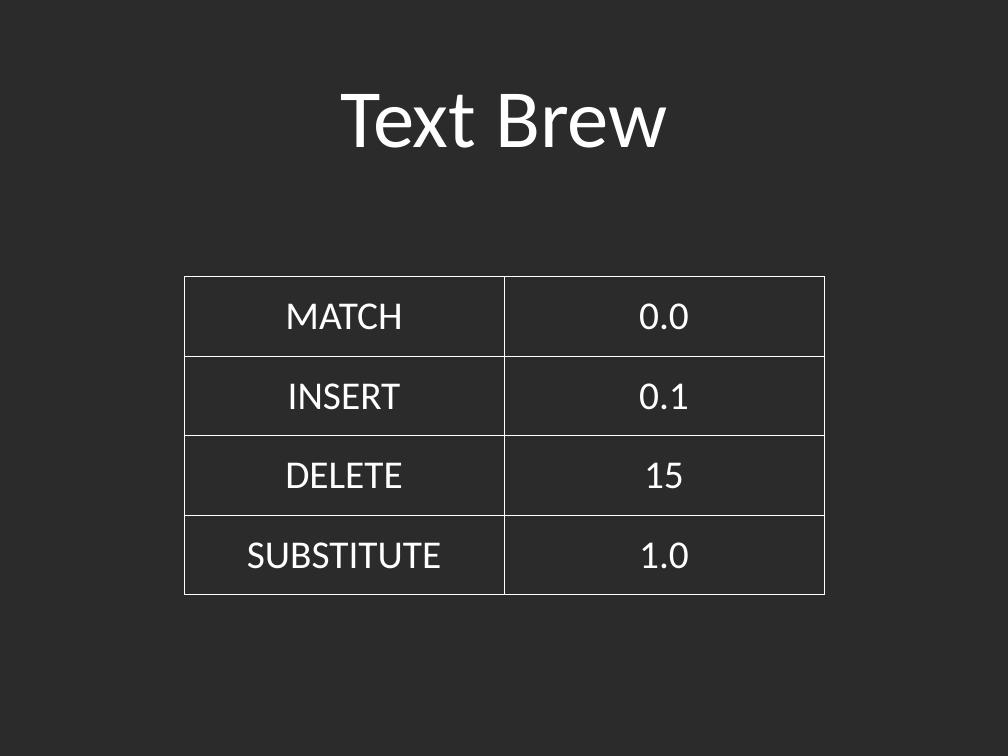
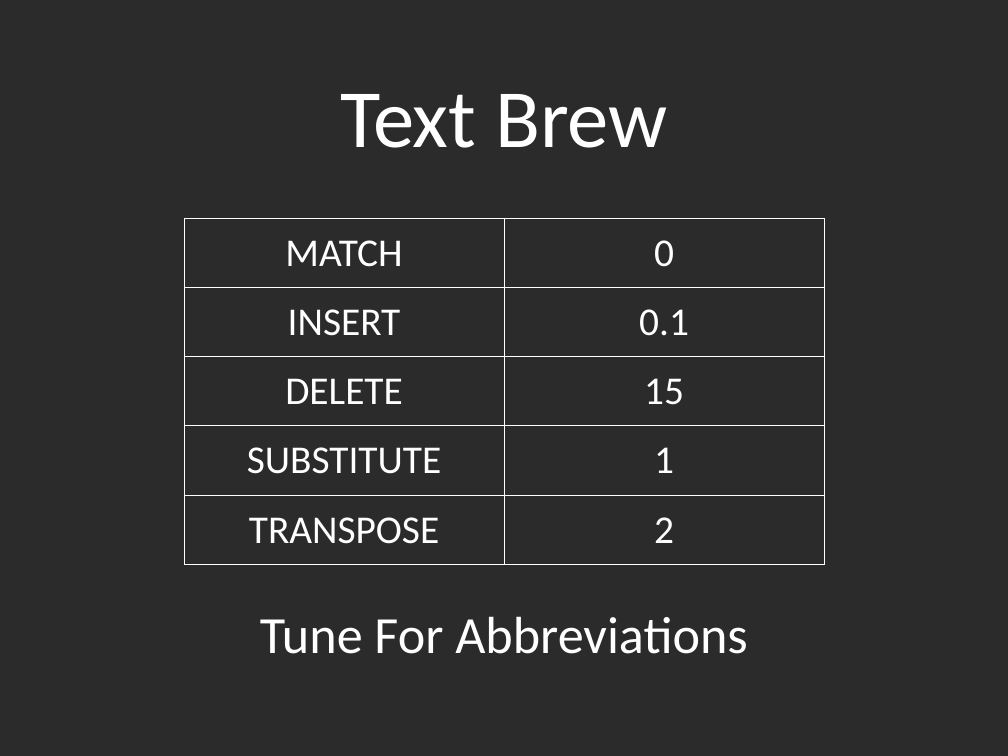
Before and after one commit to kyleburton/fuzzy-string, a slide deck: slide 45 of fuzzy-matching.ppt (slide 37 before the commit). Drawn at 1008x756 pixels with LibreOffice and Linux fonts; fonts in the diff are those of the drawing; background and template pictures are left out; a plain dark background stands for a picture behind light text. Boxes give left, top, right and bottom in pixels: in the first picture for what was removed or moved away, otherwise in the second. Text is boxed around its words. In the diff, an @@ line names an element or a change of style, - is before the commit and + after.

```diff
--- a/fuzzy-matching.ppt
+++ b/fuzzy-matching.ppt
@@ table at box(184, 218, 824, 564) @@
-row 1, column 2: 0.0
+row 1, column 2: 0
-row 4: SUBSTITUTE | 1.0
+row 4: SUBSTITUTE | 1
+row 5: TRANSPOSE | 2
@@ table: place and size @@
-table at box(184, 276, 824, 595)
+table at box(184, 218, 824, 564)
@@ text added at box(260, 616, 748, 654), 53 pt, text #FFFFFF @@
+Tune For Abbreviations
```
Also in this commit, not shown: 35 other slides changed, 7 slides added, 2 slides removed, 3 other files.
